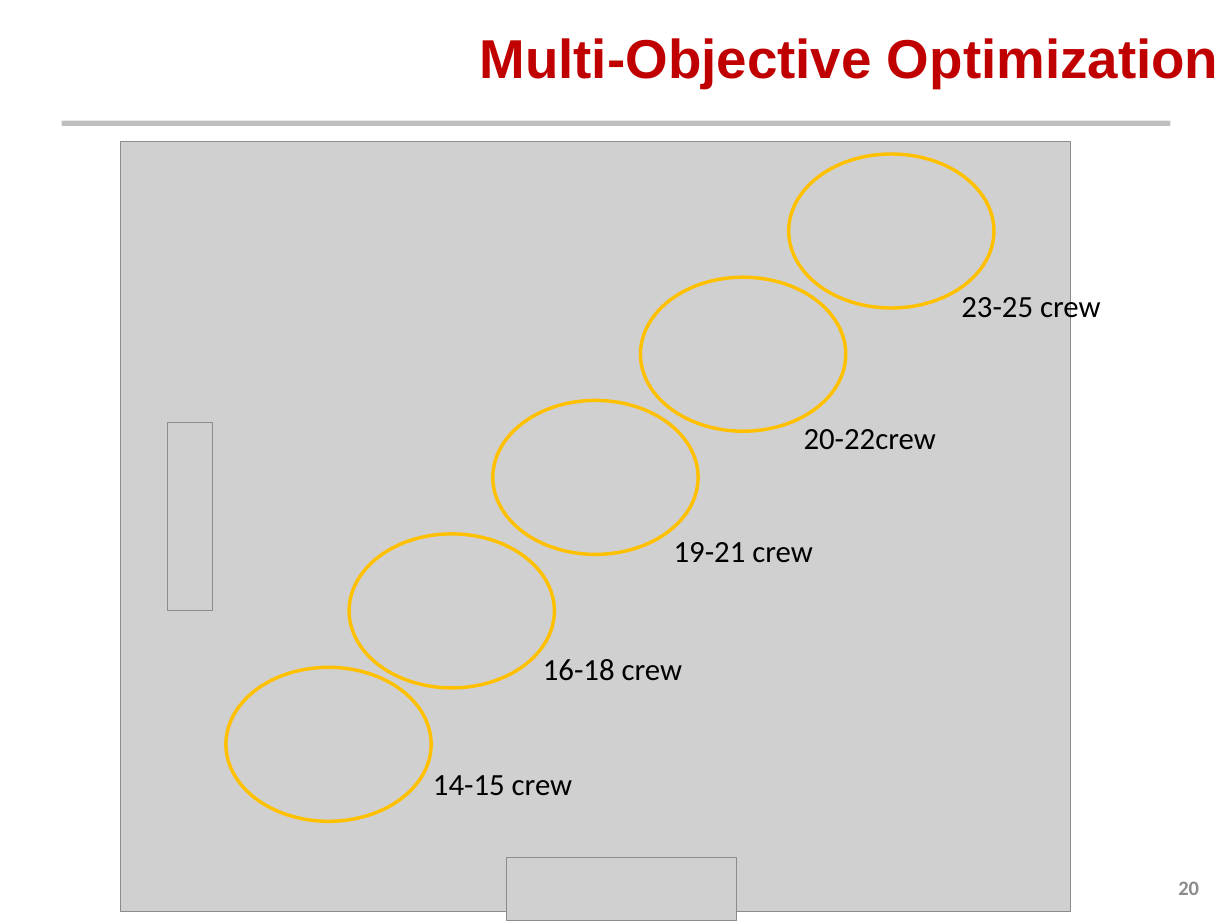
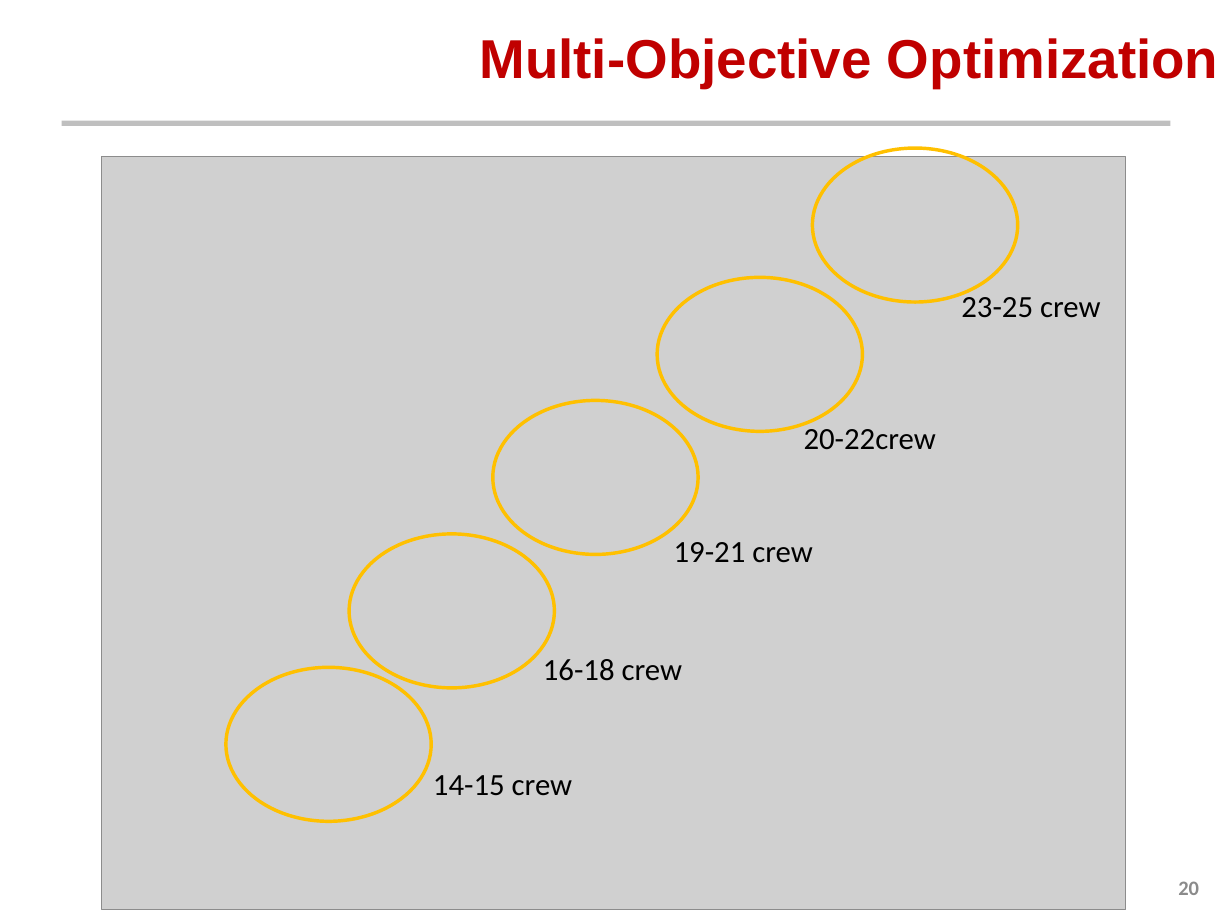
Before and after one commit to AeroSigma/Mars2040, a slide deck: slide 20 of MSDO/Assignment5/Mars 2040 Optimization Presentation.pptx. Drawn at 1232x924 pixels with LibreOffice and Linux fonts; fonts in the diff are those of the drawing; grey boxes stand for pictures; background and template pictures are left out. Boxes give left, top, right and bottom in pixels: in the first picture for what was removed or moved away, otherwise in the second. Text is boxed around its words. In the diff, an @@ line names an element or a change of style, - is before the commit and + after.

```diff
--- a/MSDO/Assignment5/Mars 2040 Optimization Presentation.pptx
+++ b/MSDO/Assignment5/Mars 2040 Optimization Presentation.pptx
@@ ellipse: place and size @@
-ellipse at (788, 154, 994, 308)
+ellipse at (812, 148, 1018, 302)
@@ picture: place and size @@
-picture at (121, 142, 1071, 912)
+picture at (102, 156, 1126, 909)
@@ ellipse: place and size @@
-ellipse at (641, 277, 846, 431)
+ellipse at (657, 277, 862, 431)
@@ picture removed at (168, 423, 212, 611) @@
@@ picture removed at (506, 857, 736, 920) @@
```
Also in this commit, not shown: 4 other slides changed, 6 other files.
